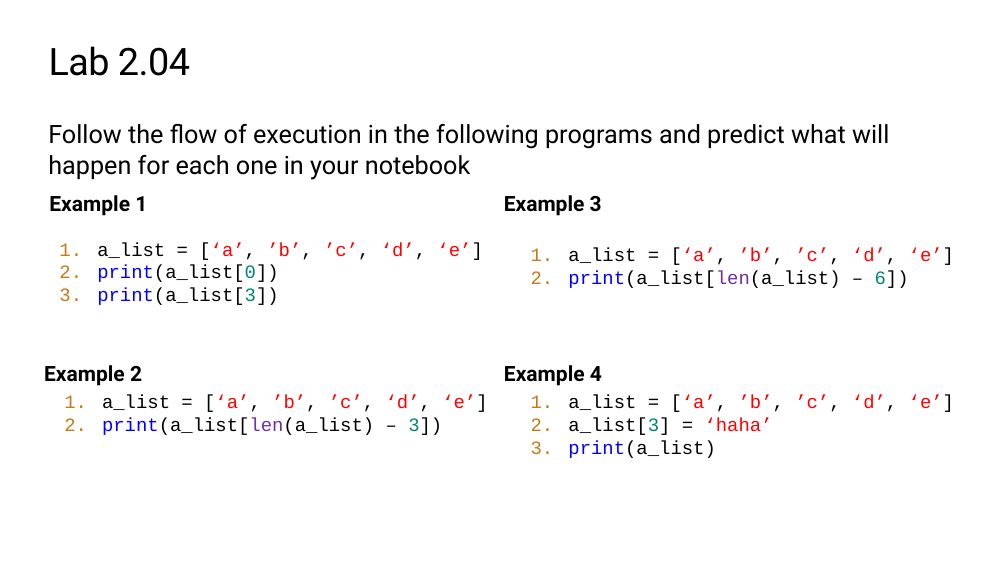
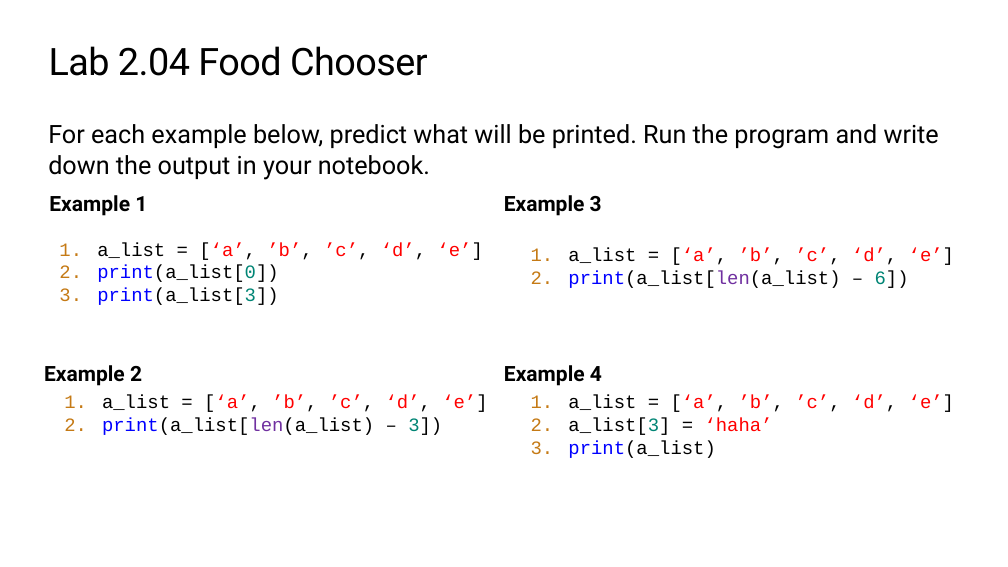
Before and after one commit to TEALSK12/2nd-semester-introduction-to-computer-science, a slide deck: slide 8 of units/2_unit/slidedecks/Intro Python 2.04 TEALS.pptx. Drawn at 1008x567 pixels with LibreOffice and Linux fonts; fonts in the diff are those of the drawing; background and template pictures are left out. Boxes give left, top, right and bottom in pixels: in the first picture for what was removed or moved away, otherwise in the second. Text is boxed around its words. In the diff, an @@ line names an element or a change of style, - is before the commit and + after.

```diff
--- a/units/2_unit/slidedecks/Intro Python 2.04 TEALS.pptx
+++ b/units/2_unit/slidedecks/Intro Python 2.04 TEALS.pptx
@@ title at (x1=49, y1=46, x2=428, y2=76): text changed @@
-Lab 2.04
+Lab 2.04 Food Chooser
@@ text at (x1=48, y1=124, x2=939, y2=180): text changed @@
-Follow the flow of execution in the following programs and predict what will happen for each one in your notebook
+For each example below, predict what will be printed. Run the program and write down the output in your notebook.
```
Also in this commit, not shown: 1 other slide changed, 4 other files.
